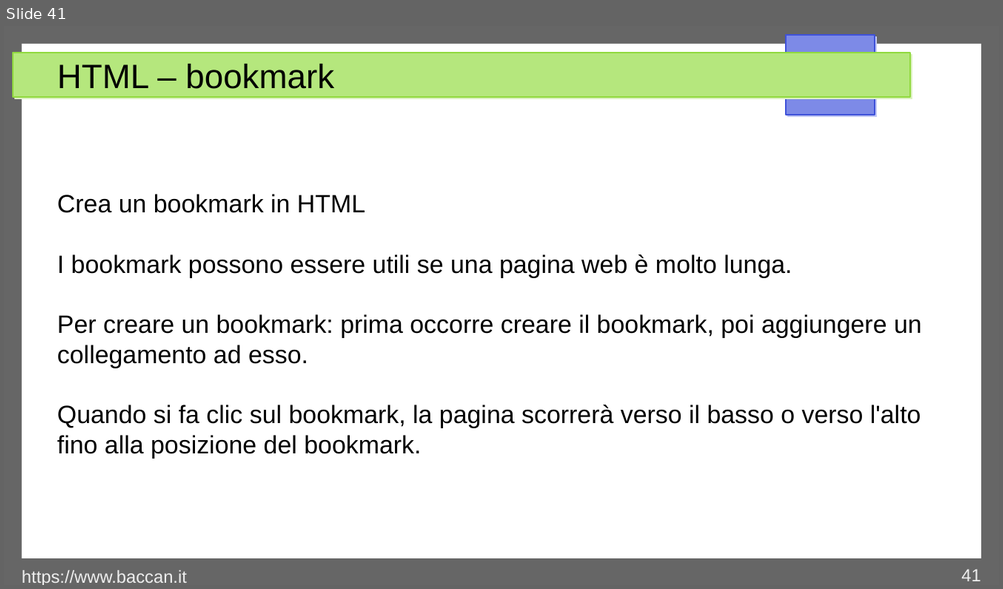
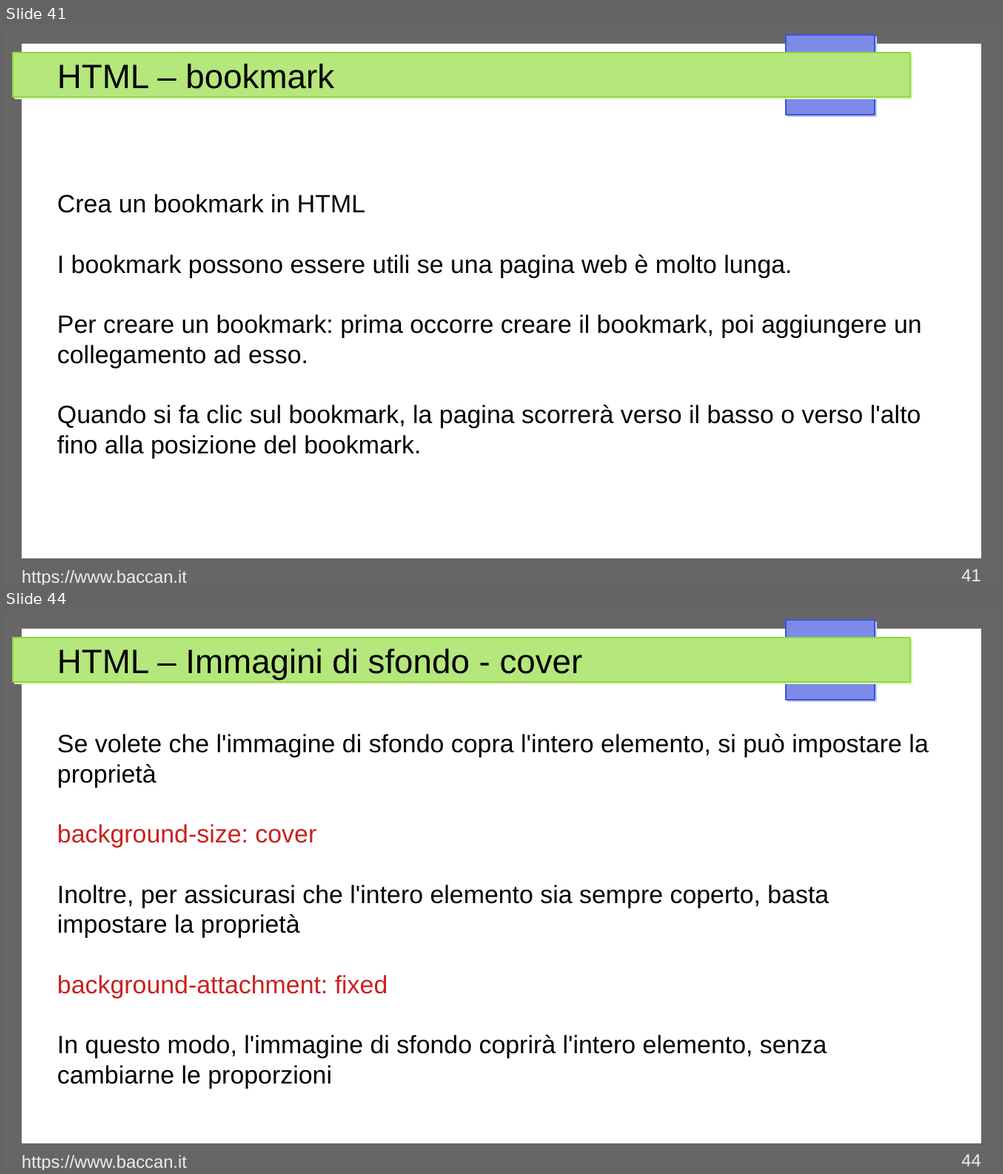
Before and after one commit to matteobaccan/CorsoHTML, a slide deck: Chapter_html.odp. Shown one above the other, each under a label of ours: slide 41 before the commit, slides 41 and 44 after it; the slides between them are not shown. The pictures are 1003x589 and 1003x1174 pixels, drawn with LibreOffice and Linux fonts; fonts in the diff are those of the drawing. Boxes give left, top, right and bottom in pixels: in the first picture for what was removed or moved away, otherwise in the second. Text is boxed around its words. In the diff, an @@ line names an element or a change of style, - is before the commit and + after.

```diff
--- a/Chapter_html.odp
+++ b/Chapter_html.odp
@@ slide 44 added at (4, 611, 999, 1170), background #FFFFFF; not listed: 4 template elements that a slide beside it also shows @@
@@ title added at (57, 649, 583, 680), 27 pt, text #000000 @@
+HTML – Immagini di sfondo - cover
@@ text added at (57, 734, 928, 1088), 20 pt, text #000000 @@
+Se volete che l'immagine di sfondo copra l'intero elemento, si può impostare la proprietà
+background-size: cover
+Inoltre, per assicurasi che l'intero elemento sia sempre coperto, basta impostare la proprietà
+background-attachment: fixed
+In questo modo, l'immagine di sfondo coprirà l'intero elemento, senza cambiarne le proporzioni
@@ text added at (22, 1156, 187, 1170), 14 pt, text #EEEEEE @@
+https://www.baccan.it
@@ page number added at (961, 1154, 980, 1167), 14 pt, text #EEEEEE @@
+44
```
Also in this commit, not shown: 5 slides changed, 10 other slides added, 11 other files.
